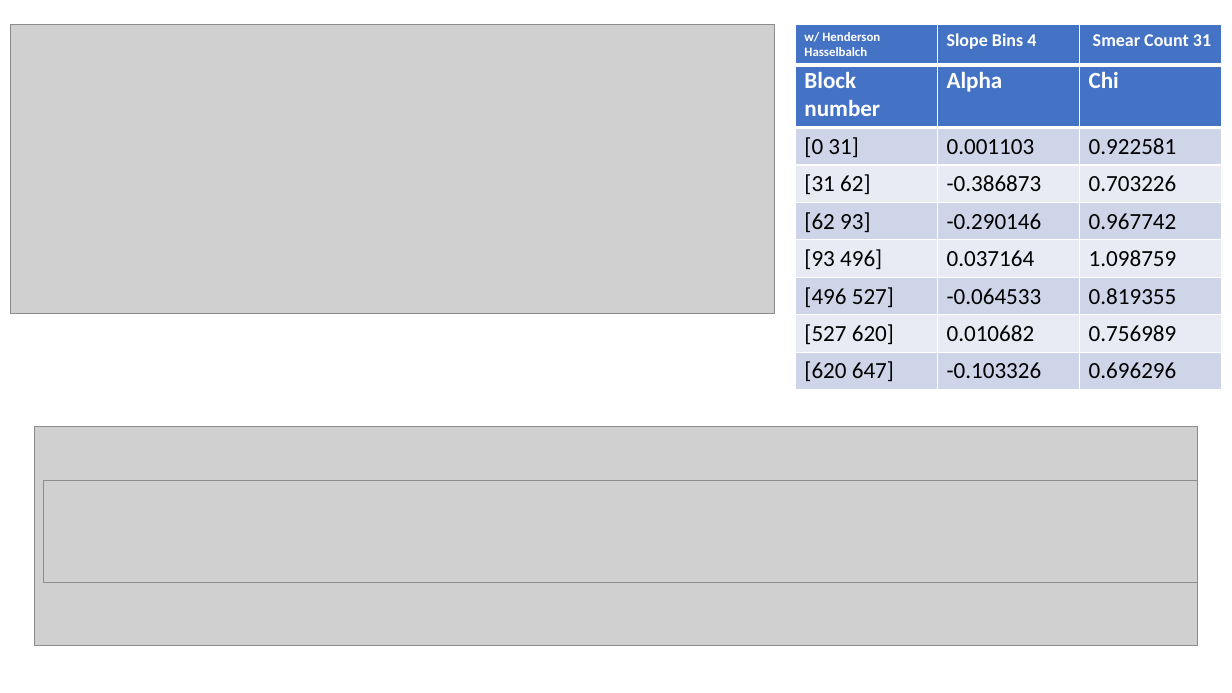
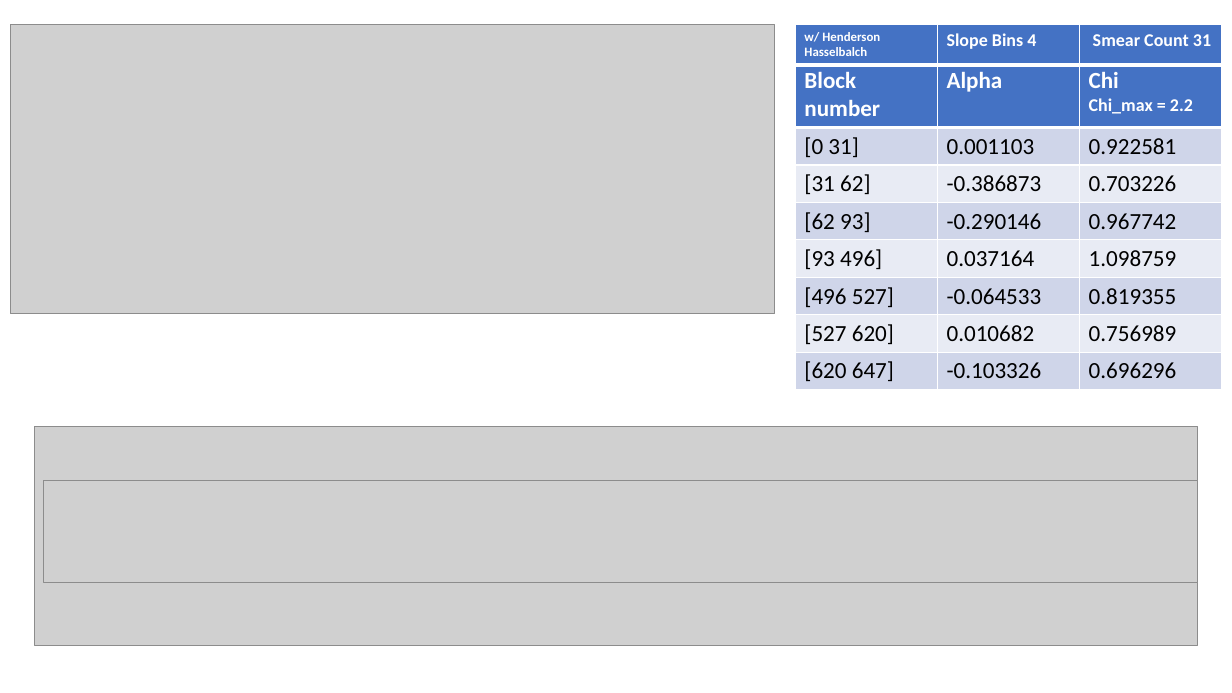
Before and after one commit to tyokokur/presentations, a slide deck: slide 3 of NLH.pptx. Drawn at 1232x693 pixels with LibreOffice and Linux fonts; fonts in the diff are those of the drawing; grey boxes stand for pictures. Boxes give left, top, right and bottom in pixels: in the first picture for what was removed or moved away, otherwise in the second. Text is boxed around its words. In the diff, an @@ line names an element or a change of style, - is before the commit and + after.

Commit message:
autocommit

```diff
--- a/NLH.pptx
+++ b/NLH.pptx
@@ table at box(796, 62, 1223, 389) @@
-row 1, column 3: Chi
+row 1, column 3: Chi / Chi_max = 2.2
```
